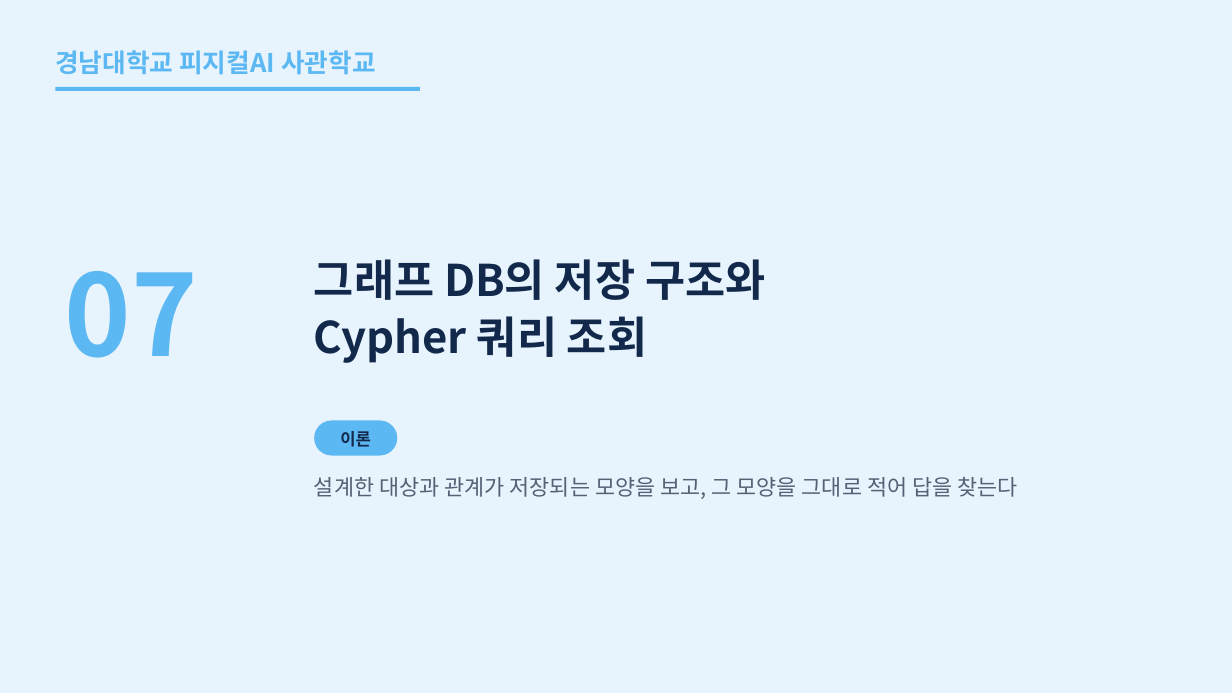
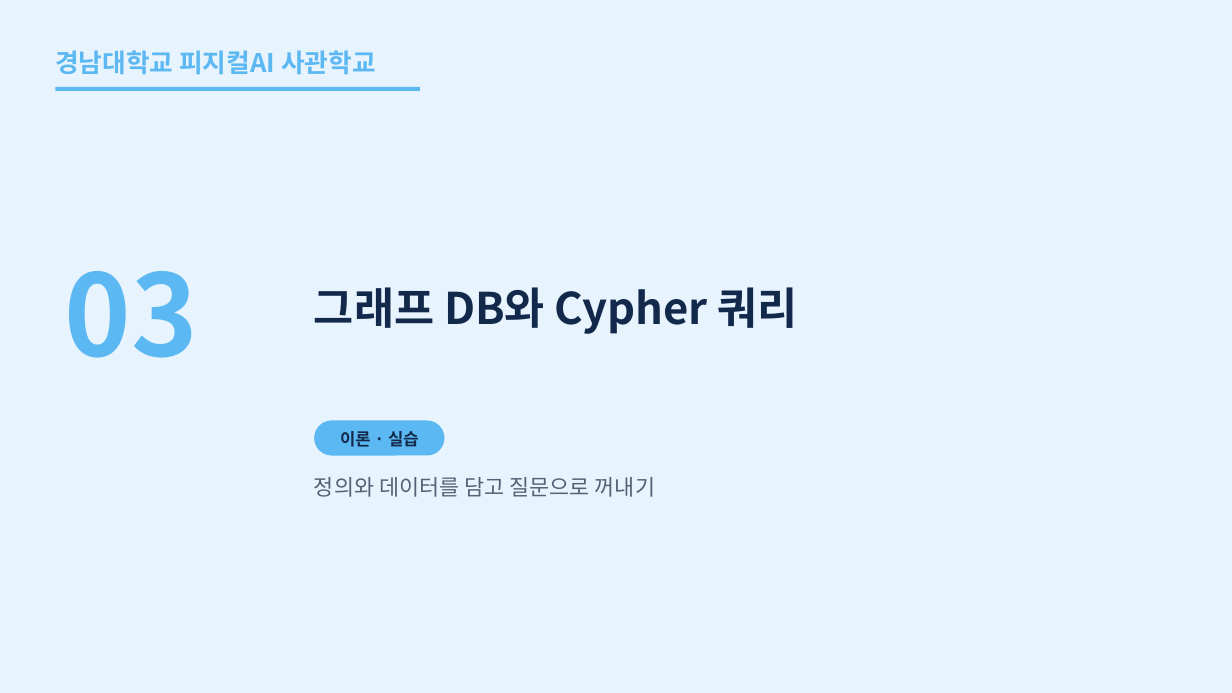
Before and after one commit to uengine-oss/hyd-iot-edu, a slide deck: slide 39 of workspace/강의제작/산출물/통합반/이론/02회차/통합반_02일차.pptx (slide 44 before the commit). Drawn at 1232x693 pixels with LibreOffice and Linux fonts; fonts in the diff are those of the drawing. Boxes give left, top, right and bottom in pixels: in the first picture for what was removed or moved away, otherwise in the second. Text is boxed around its words. In the diff, an @@ line names an element or a change of style, - is before the commit and + after.

Commit message:
통합 2회차 이론 덱 새 판 70장(화면 확정 2026-11-11, PPTX d208a7fc): 차례부터 새로 짜 원고 · 그림 15 · PPTX · 구성.json 장 범위 · 과정 README 확정 칸 · 빌더 코드 상자 배치(코드 높이에 맞춰 세로 가운데) · 공통 C-3과 덱 D-5에 AI 티 기준 · 덱 함정(시트.py 출력 자리) · CLAUDE.md 6절 줄 끝 함정 · 사실표 2.7 가리킴 4.5절 ② · 남은일 2회차 실라버스 어긋남 줄

```diff
--- a/workspace/강의제작/산출물/통합반/이론/02회차/통합반_02일차.pptx
+++ b/workspace/강의제작/산출물/통합반/이론/02회차/통합반_02일차.pptx
@@ text at (64, 271, 197, 358): text changed @@
-07
+03
@@ text at (314, 287, 798, 334): text changed @@
-그래프 DB의 저장 구조와
-Cypher 쿼리 조회
+그래프 DB와 Cypher 쿼리
@@ rounded rectangle: place and size @@
-rounded rectangle at (314, 421, 397, 456)
+rounded rectangle at (314, 421, 445, 456)
@@ text at (340, 431, 419, 447): text changed @@
-이론
+이론 · 실습
@@ text at (314, 477, 655, 497): text changed @@
-설계한 대상과 관계가 저장되는 모양을 보고, 그 모양을 그대로 적어 답을 찾는다
+정의와 데이터를 담고 질문으로 꺼내기
```
Also in this commit, not shown: 28 other slides changed, 40 slides added, 50 slides removed, 25 other files.
